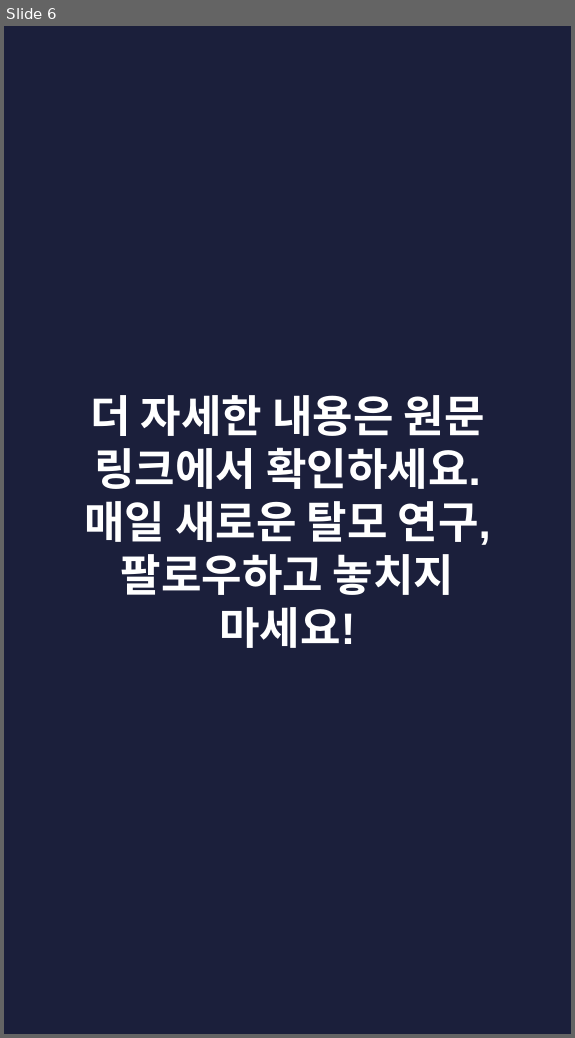
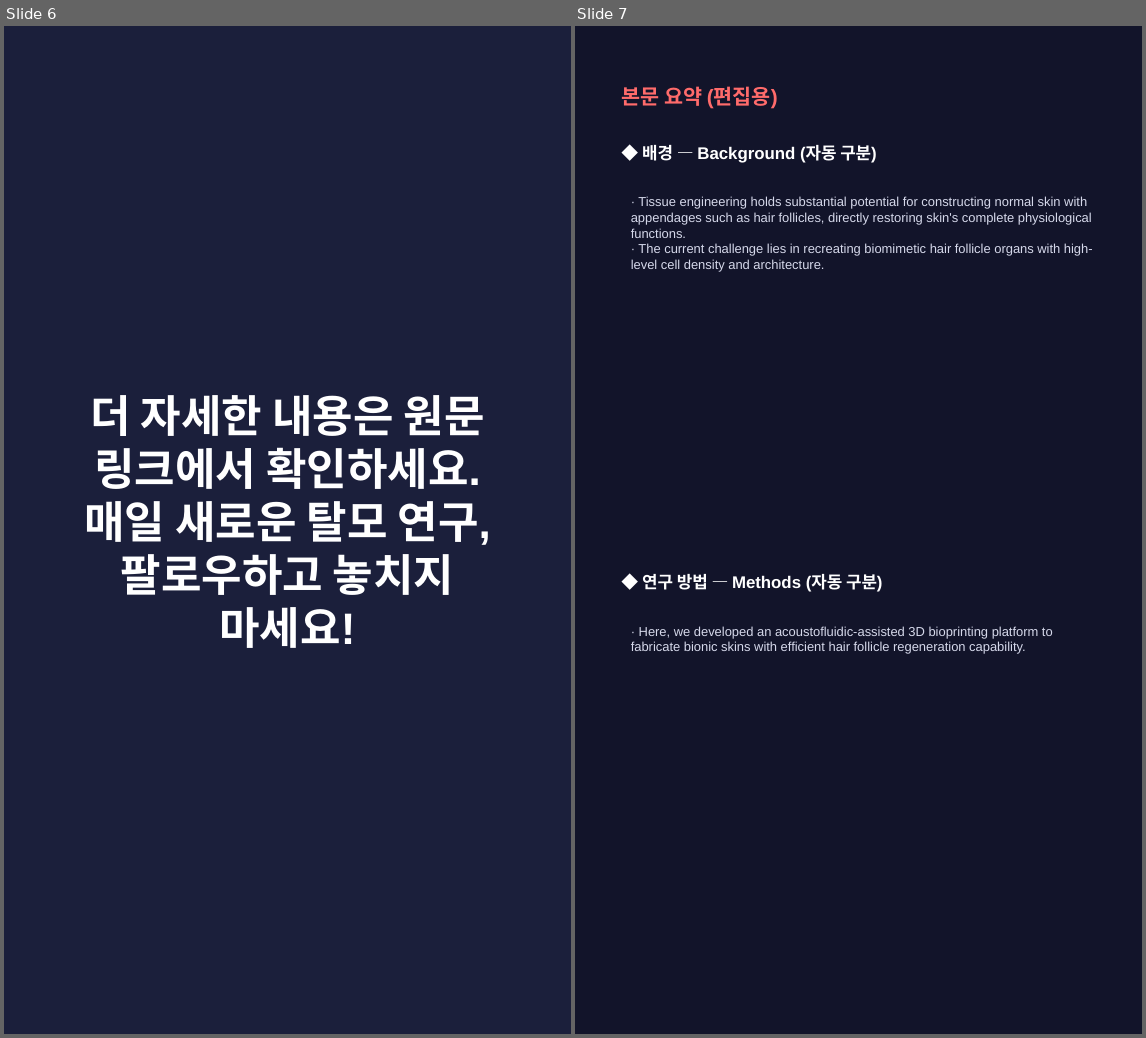
Before and after one commit to hyokang2010-BJ-ANTH/product-builder-test, a slide deck: pwa/data/latest/slides.pptx. Shown side by side, each under a label of ours: slide 6 before the commit, slides 6 and 7 after it. The pictures are 575x1038 and 1146x1038 pixels, drawn with LibreOffice and Linux fonts; fonts in the diff are those of the drawing. Boxes give left, top, right and bottom in pixels: in the first picture for what was removed or moved away, otherwise in the second. Text is boxed around its words. In the diff, an @@ line names an element or a change of style, - is before the commit and + after.

```diff
--- a/pwa/data/latest/slides.pptx
+++ b/pwa/data/latest/slides.pptx
@@ slide 7 added at bbox=[575, 26, 1142, 1034], background #12142A @@
@@ text added at bbox=[621, 86, 778, 109], 16 pt, text #FF6B6B, bold @@
+본문 요약 (편집용)
@@ text added at bbox=[642, 145, 876, 163], 13 pt, text #FFFFFF, bold @@
+◆ 배경 — Background (자동 구분)
@@ text added at bbox=[631, 196, 1093, 271], 10 pt, text #D5D8EA @@
+· Tissue engineering holds substantial potential for constructing normal skin with appendages such as hair follicles, directly restoring skin's complete physiological functions.
+· The current challenge lies in recreating biomimetic hair follicle organs with high-level cell density and architecture.
@@ text added at bbox=[642, 574, 882, 592], 13 pt, text #FFFFFF, bold @@
+◆ 연구 방법 — Methods (자동 구분)
@@ text added at bbox=[631, 626, 1053, 654], 10 pt, text #D5D8EA @@
+· Here, we developed an acoustofluidic-assisted 3D bioprinting platform to fabricate bionic skins with efficient hair follicle regeneration capability.
```
Also in this commit, not shown: 2 slides changed, 4 other slides added, 5 slides removed, 26 other files.
